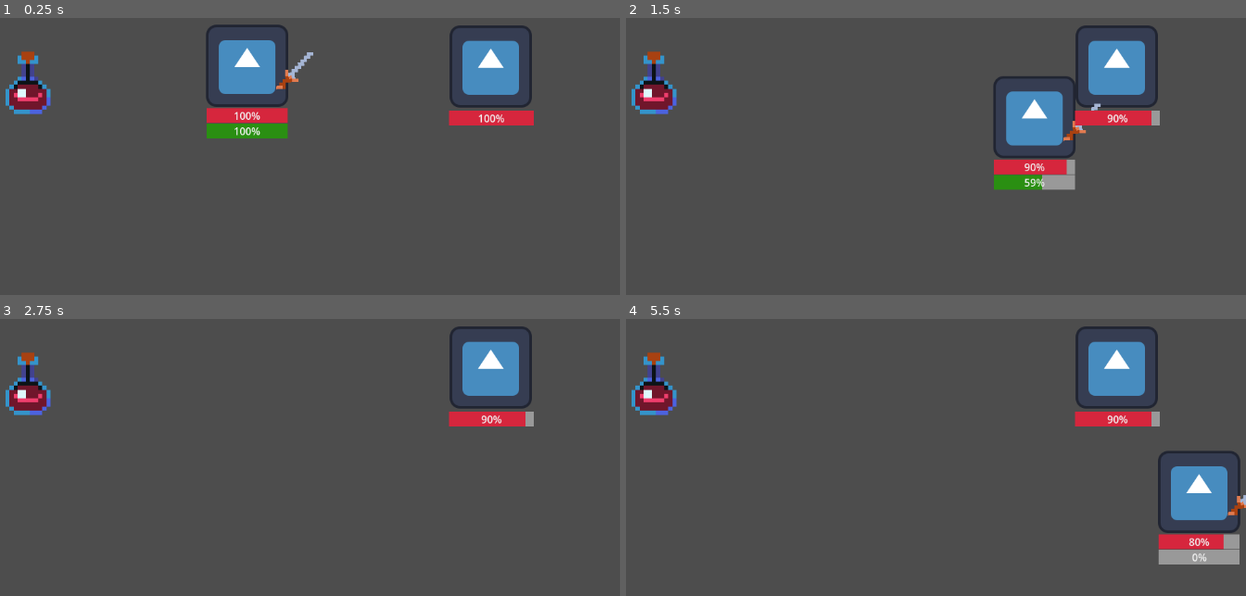
Above: before the commit, frames 1-4 (two rows, left to right).
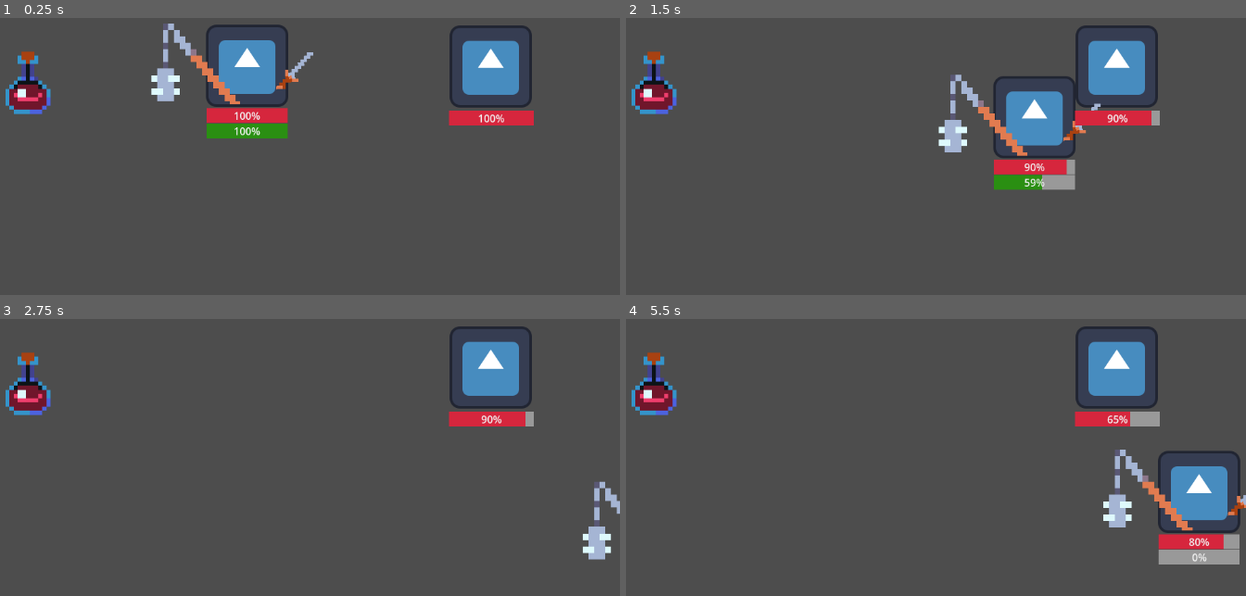
Above: after the commit, the same moments.

Repository: Bug-Bone-Studios/Ant---Godot-game-Unnamed-
Game: Godot game, scene res://scenes/worlds/world.tscn
Two runs of this game, one before a commit and one after it. Both use one fixed random seed, a clock stepped at 60 frames per second and the inputs below. The engine's default icon, where the game draws it, is replaced by a stand-in: a white triangle on a blue panel in a dark square.
Inputs:
- Up to frame 1 (0.25 s): no input
- Up to frame 2 (1.5 s): tap Enter at 0.5 s; hold D (move_right) 0.53-1.28 s; hold Shift (sprint) 0.53-1.28 s; tap Space at 1.25 s; hold S (move_down) from 1.28 s (still down); tap Shift (sprint) at 1.35 s
- Up to frame 3 (2.75 s): release S (move_down) at 2.03 s; hold D (move_right) from 2.03 s (still down); hold Shift (sprint) from 2.03 s (still down)
- Up to frame 4 (5.5 s): release D (move_right) at 2.78 s; release Shift (sprint) at 2.78 s; hold W (move_up) 2.78-3.53 s; tap Shift (sprint) at 2.85, 4.35 s; hold Shift (sprint) 3.53-4.28 s; hold A (move_left) 3.53-5.03 s; tap Enter at 4.25 s; hold S (move_down) from 5.03 s (still down); hold Shift (sprint) from 5.03 s (still down)

The runs differ from the first frame. In frame 1, 1.1% of the frame differs, in the area x 24-39%, y 2-32%; in frame 2, 1.1%; in frame 3, 0.7%; in frame 4, 1.3%, in the area x 76-92%, y 33-77%.

Commit message:
New weapon for practice, new concept art

Diff:
--- a/scenes/entities/player.tscn
+++ b/scenes/entities/player.tscn
@@ -6,6 +6,7 @@
 [ext_resource type="PackedScene" uid="uid://hm5kr5gbcrg" path="res://components/health_bar_component.tscn" id="4_42nxq"]
 [ext_resource type="PackedScene" uid="uid://q2j14ugncflj" path="res://components/stamina_bar_component.tscn" id="5_5u6hq"]
 [ext_resource type="PackedScene" uid="uid://cb4mlqbl65xdd" path="res://scenes/weapons/sword_1.tscn" id="6_ss7kx"]
+[ext_resource type="PackedScene" uid="uid://d7rmk2hpn0ab" path="res://scenes/weapons/mace.tscn" id="7_ss7kx"]
 
 [sub_resource type="Resource" id="Resource_5u6hq"]
 script = ExtResource("2_42nxq")
@@ -55,4 +56,7 @@
 position = Vector2(68, 15.000002)
 rotation = -4.7577677
 
+[node name="mace" parent="." instance=ExtResource("7_ss7kx")]
+position = Vector2(-89, -21)
+
 [connection signal="timeout" from="stamina_bar_component/stamina_regen_timer" to="." method="_on_stamina_regen_timer_timeout"]
--- /dev/null
+++ b/scenes/weapons/mace.tscn
@@ -0,0 +1,31 @@
+[gd_scene load_steps=6 format=3 uid="uid://d7rmk2hpn0ab"]
+
+[ext_resource type="Texture2D" uid="uid://n6xjy8jjscbf" path="res://assets/itch.io/32rogues/items.png" id="1_435wj"]
+[ext_resource type="Script" uid="uid://chen32mcbw0ao" path="res://scripts/weapons/mace.gd" id="1_u3cag"]
+[ext_resource type="Script" uid="uid://b5kbvga2wvatg" path="res://resource files/weapons/weapon.gd" id="2_v312f"]
+
+[sub_resource type="Resource" id="Resource_fq0n8"]
+script = ExtResource("2_v312f")
+attack_damage = 25.0
+attack_speed = 0.85
+metadata/_custom_type_script = "uid://b5kbvga2wvatg"
+
+[sub_resource type="AtlasTexture" id="AtlasTexture_7gkdb"]
+atlas = ExtResource("1_435wj")
+region = Rect2(5.8581543, 228.47968, 18.275059, 16.679688)
+
+[node name="mace" type="Node2D" groups=["weapon"]]
+script = ExtResource("1_u3cag")
+weapon_stats = SubResource("Resource_fq0n8")
+
+[node name="Sprite2D" type="Sprite2D" parent="."]
+texture_filter = 1
+position = Vector2(-3.8146973e-06, 3.8146973e-06)
+scale = Vector2(8.722221, 10.09375)
+texture = SubResource("AtlasTexture_7gkdb")
+
+[node name="Area2D" type="Area2D" parent="."]
+
+[node name="CollisionPolygon2D" type="CollisionPolygon2D" parent="Area2D"]
+position = Vector2(27, -23)
+polygon = PackedVector2Array(-86, 45, -94, 97, -43, 99, -43, 49)
--- a/scenes/weapons/sword_1.tscn
+++ b/scenes/weapons/sword_1.tscn
@@ -21,8 +21,6 @@
 scale = Vector2(5, 5)
 texture = SubResource("AtlasTexture_6lg7n")
 
-[node name="Area2D" type="Area2D" parent="Sprite2D"]
-
 [node name="Area2D" type="Area2D" parent="."]
 
 [node name="CollisionPolygon2D" type="CollisionPolygon2D" parent="Area2D"]
--- /dev/null
+++ b/scripts/weapons/mace.gd
@@ -0,0 +1,11 @@
+extends Node2D
+
+@export var weapon_stats: Weapon
+
+
+# Called when the node enters the scene tree for the first time.
+func _ready() -> void:
+	if weapon_stats != null:
+		weapon_stats = weapon_stats.duplicate()
+	else:
+		push_error("ERROR: No weapon_stats on " + name)
Binary file added: concept map.png
Not shown: 1 places in scenes/entities/player.tscn that only renumber resources
Not shown, added: scripts/weapons/mace.gd.uid
